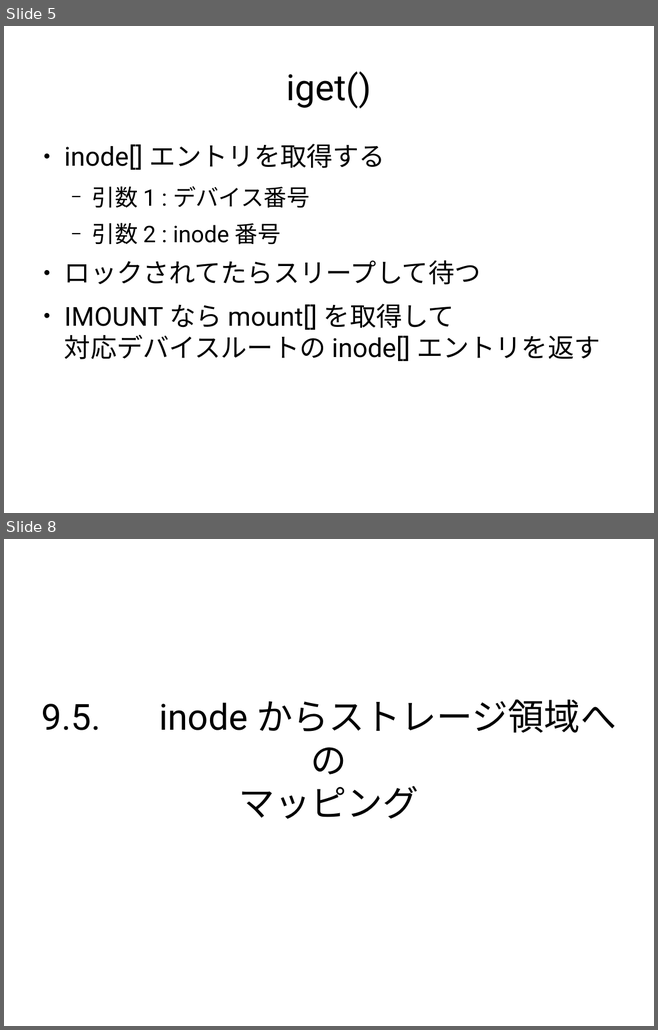
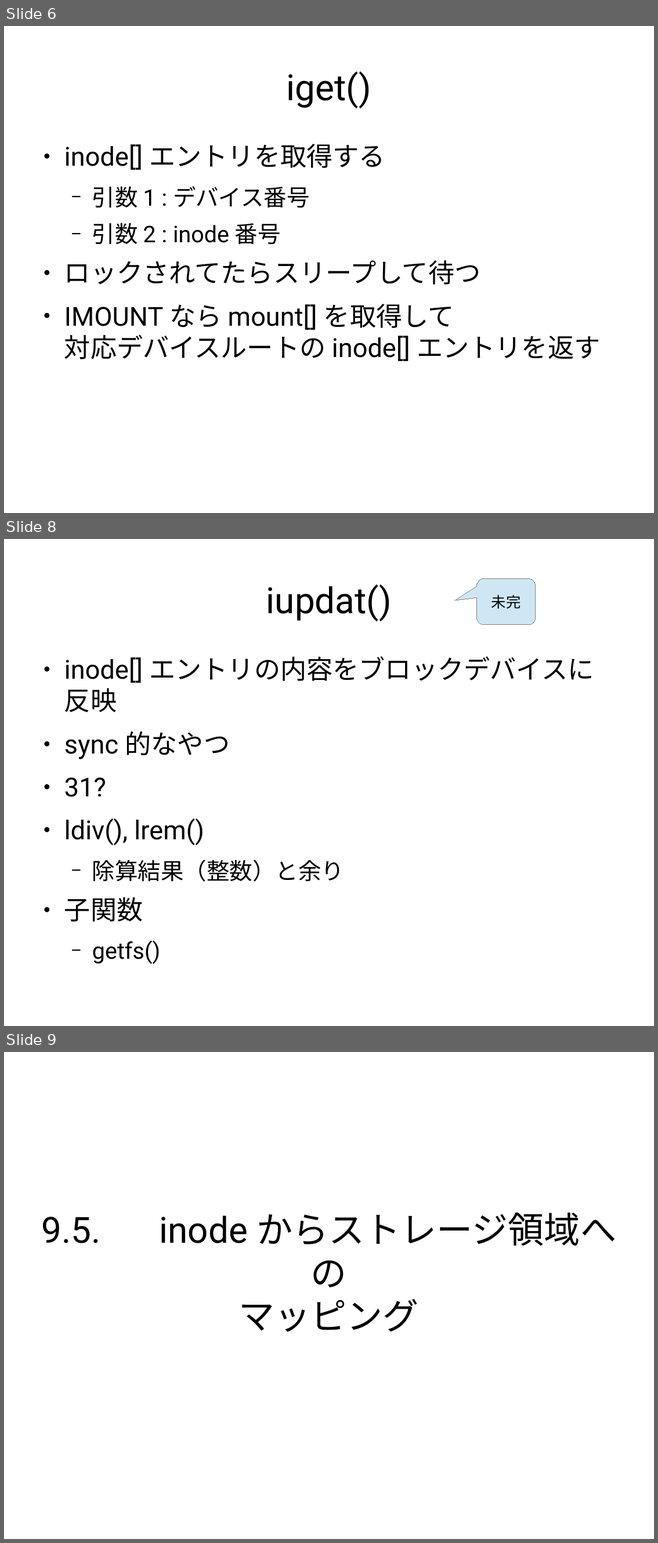
Before and after one commit to andromedroid/ame, a slide deck: doc/unix_v6/inode.odp. Shown one above the other, each under a label of ours: slides 5 and 8 before the commit, slides 6, 8 and 9 after it; the slides between them are not shown. The pictures are 658x1030 and 658x1543 pixels, drawn with LibreOffice and Linux fonts; fonts in the diff are those of the drawing. Boxes give left, top, right and bottom in pixels: in the first picture for what was removed or moved away, otherwise in the second. Text is boxed around its words. In the diff, an @@ line names an element or a change of style, - is before the commit and + after.

Commit message:
i'm making inode.odp

```diff
--- a/doc/unix_v6/inode.odp
+++ b/doc/unix_v6/inode.odp
@@ slide 8 added at (x1=4, y1=539, x2=654, y2=1026), background #FFFFFF @@
@@ title added at (x1=266, y1=584, x2=391, y2=621), 44 pt, text #000000 @@
+iupdat()
@@ rounded speech box added at (x1=477, y1=578, x2=536, y2=625), fill #CFE7F5, outline #808080 0 pt, 18 pt, text #000000 @@
+未完
@@ text added at (x1=64, y1=656, x2=594, y2=964), 32 pt, text #000000 @@
+● inode[] エントリの内容をブロックデバイスに反映
+● sync 的なやつ
+● 31?
+● ldiv(), lrem()
+  − 除算結果（整数）と余り
+● 子関数
+  − getfs()
@@ what was slide 5 is now slide 6 @@
@@ what was slide 8 is now slide 9 @@
```
Also in this commit, not shown: 16 other slides added, 14 slides removed.
